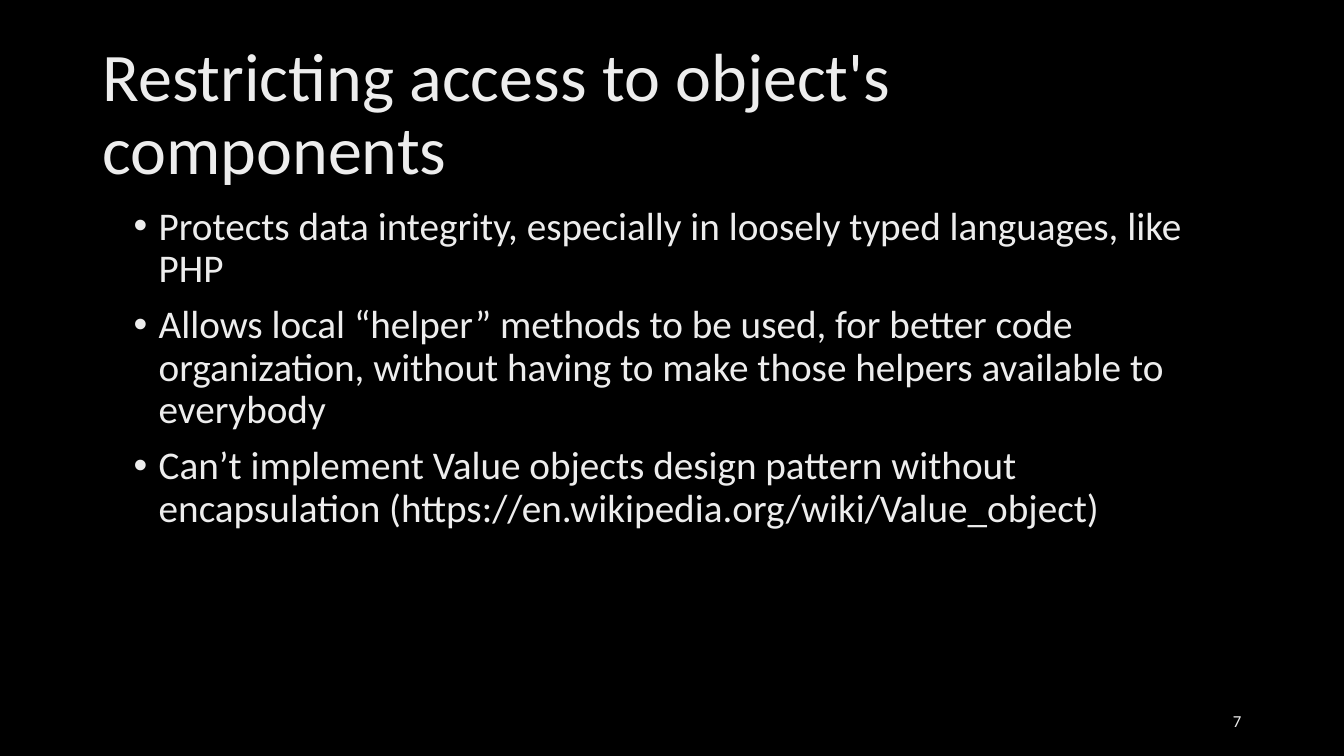
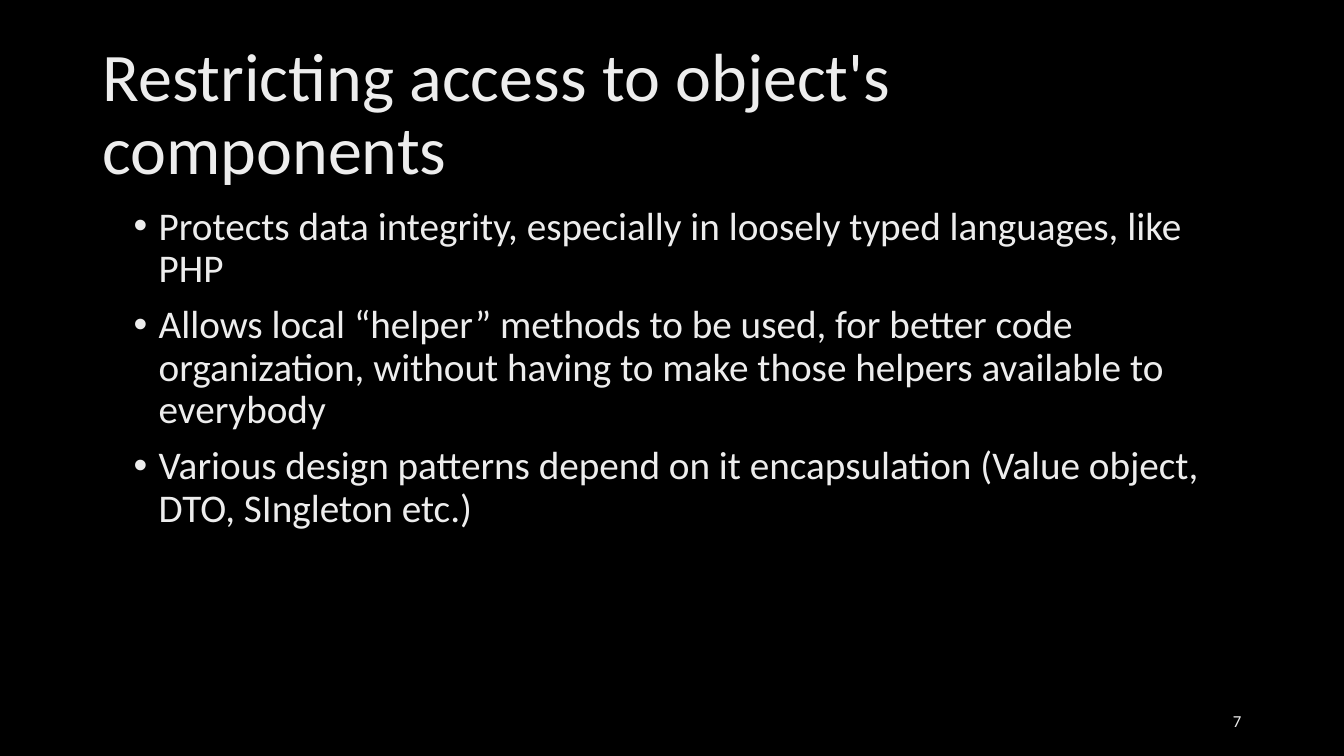
Before and after one commit to ajant/ReflectionDemonstration, a slide deck: slide 7 of Presentation.pptx. Drawn at 1344x756 pixels with LibreOffice and Linux fonts; fonts in the diff are those of the drawing; background and template pictures are left out. Boxes give left, top, right and bottom in pixels: in the first picture for what was removed or moved away, otherwise in the second. Text is boxed around its words. In the diff, an @@ line names an element or a change of style, - is before the commit and + after.

Commit message:
Presentation improved

```diff
--- a/Presentation.pptx
+++ b/Presentation.pptx
@@ text at <box>159,450,1198,529</box>: text changed @@
-• Can’t implement Value objects design pattern without encapsulation (https://en.wikipedia.org/wiki/Value_object)
+• Various design patterns depend on it encapsulation (Value object, DTO, SIngleton etc.)
```
Also in this commit, not shown: 2 other slides changed.
